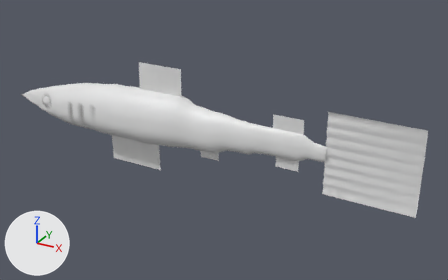
The glTF model public/models/fish2/tope.glb, before and after one commit.
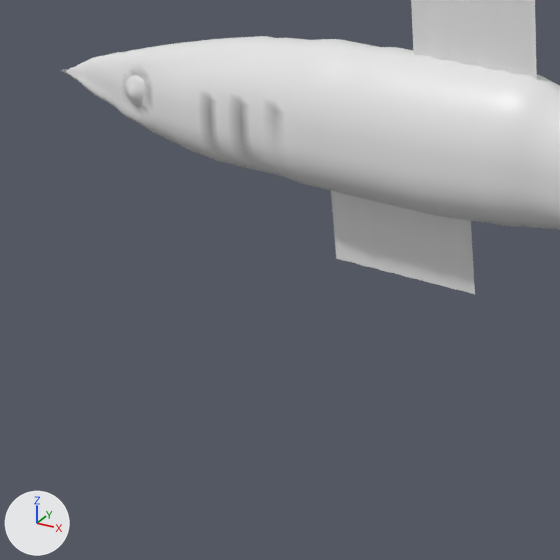
Each version appears first whole from a 50 mm lens placed at (1.174, -1.064, 0.52), pointed at (0.574, 0.027, -0.025), and next in a close-up on the part from 0% to 42% of the width and 25% to 93% of the height. Lighting does not change. The marker at lower left points along +X, +Y and +Z. The first two pictures are the older version.

Before the edit, the objects in view are built like this:
```python
me_fish_tope = bpy.data.meshes.new('fish_tope')
me_fish_tope.from_pydata(...)  # 6295 vertices, 12250 faces; spans x -0.003..1.002, y -0.049..0.049, z -0.124..0.129
# faces by material slot: [8448, 2554, 1248]
me_fish_tope.materials.append(mat_fish_body)
me_fish_tope.materials.append(mat_fish_fin)
me_fish_tope.materials.append(mat_fish_eye)
ob_fish_tope = bpy.data.objects.new('fish_tope', me_fish_tope)
ob_fish_tope.location = (0.0, 0.0, 0.0)
```
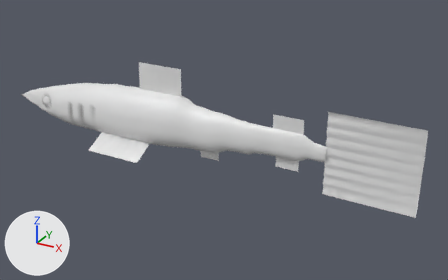
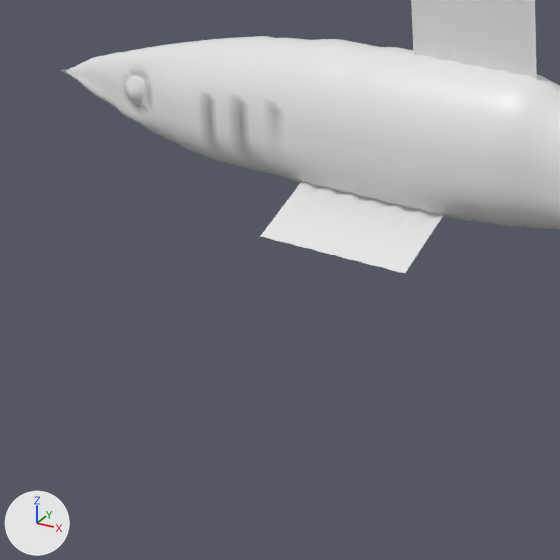
Pixel boxes (x1, y1, x2, y2) of what changed, in the close-ups (560 x 560 px):
'fish_tope', reshaped: before (61, 0, 560, 295); after (61, 0, 560, 273)
part 1 of me_fish_tope, added: after (261, 182, 444, 273)
part 2 of me_fish_tope, deleted: before (331, 191, 475, 295)

What the commit changed:
me_fish_tope is used by ob_fish_tope; location (0.0, 0.0, 0.0).
me_fish_tope had 6295 vertices, 12250 faces and spanned x -0.003..1.002, y -0.049..0.049, z -0.124..0.129.
me_fish_tope now has 6375 vertices, 12364 faces and spans x -0.003..1.002, y -0.088..0.087, z -0.083..0.129.
me_fish_tope part 1: a new loose piece of 180 vertices spanning x 0.285..0.421, y -0.088..-0.031, z -0.069..-0.039, in mat_fish_fin.
me_fish_tope part 2: the loose piece of 280 vertices spanning x 0.285..0.421, y -0.002..0.002, z -0.124..-0.024 is deleted.
Other edits to the shape of me_fish_tope do not show in these pictures.
